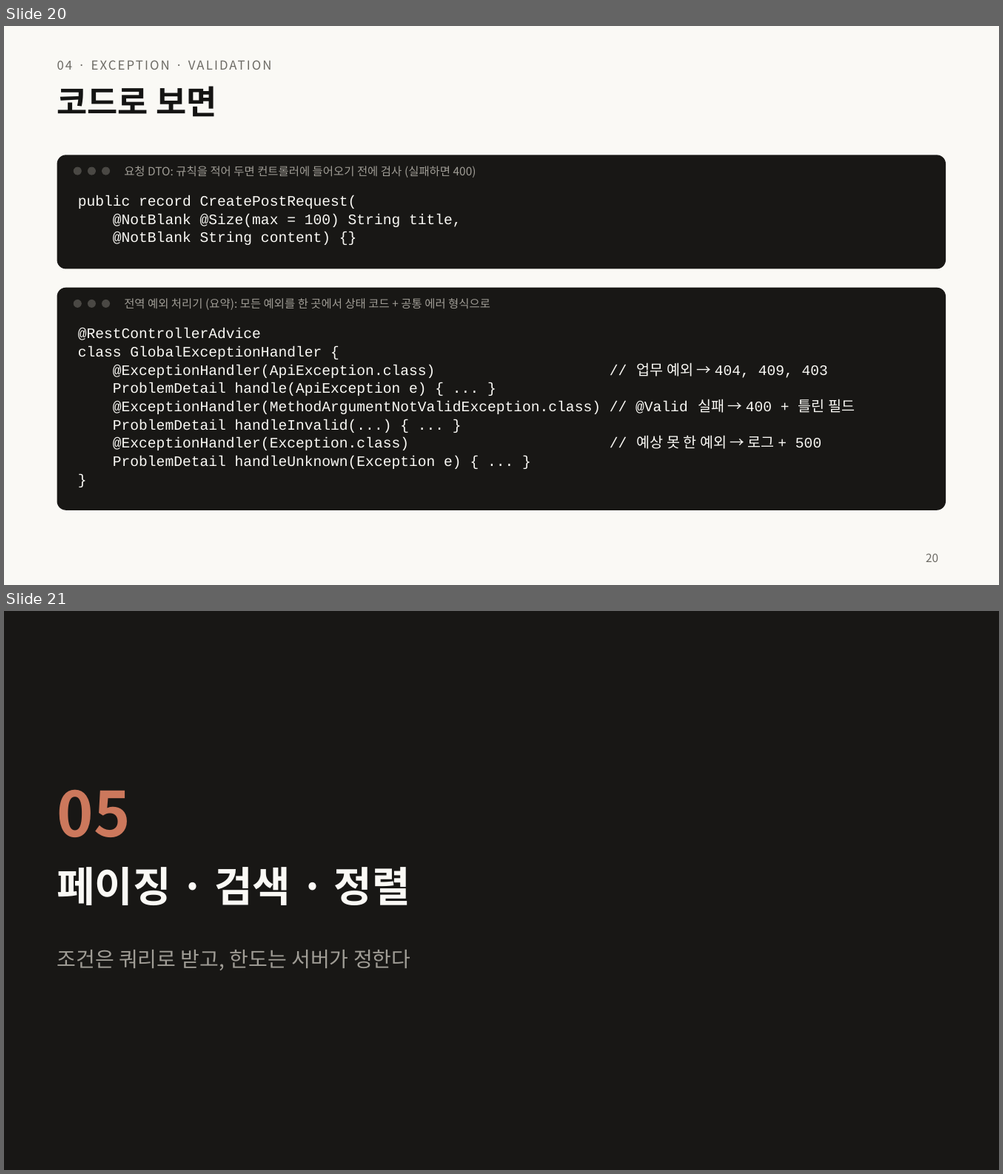
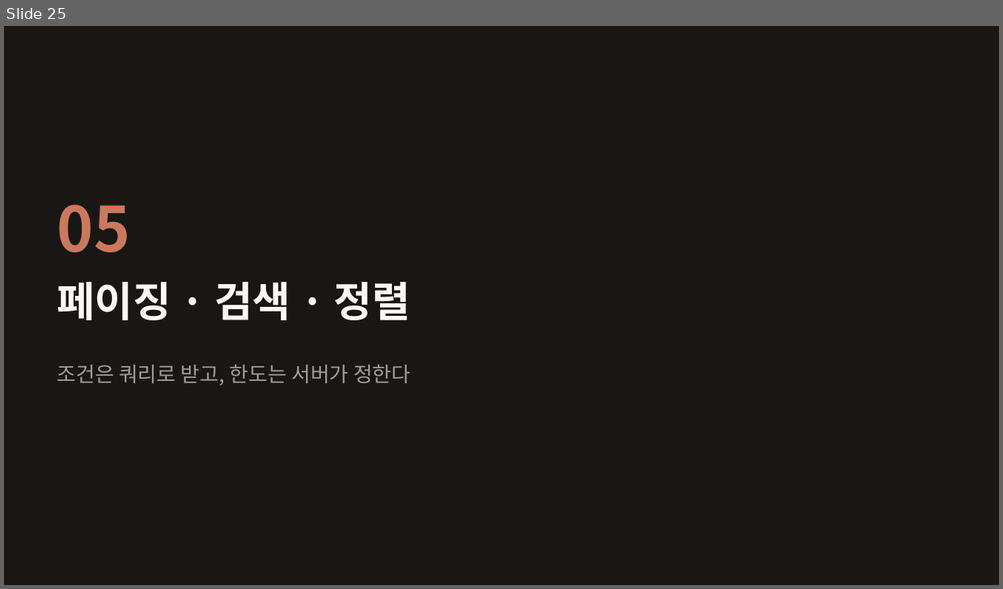
Before and after one commit to home-blog/docs-RESTful, a slide deck: 발표/RESTful-API-설계.pptx. Shown one above the other, each under a label of ours: slides 20 and 21 before the commit, slide 25 after it. The pictures are 1003x1174 and 1003x589 pixels, drawn with LibreOffice and Linux fonts; fonts in the diff are those of the drawing. Boxes give left, top, right and bottom in pixels: in the first picture for what was removed or moved away, otherwise in the second. Text is boxed around its words. In the diff, an @@ line names an element or a change of style, - is before the commit and + after.

```diff
--- a/발표/RESTful-API-설계.pptx
+++ b/발표/RESTful-API-설계.pptx
@@ slide 20 removed at [4, 26, 999, 585], background #FAF9F5 @@
@@ text removed at [57, 57, 728, 80] @@
-04 · EXCEPTION · VALIDATION
@@ title removed at [57, 86, 216, 117] @@
-코드로 보면
@@ rounded rectangle removed at [57, 155, 945, 269] @@
@@ ellipse removed at [74, 167, 82, 175] @@
@@ ellipse removed at [88, 167, 96, 175] @@
@@ ellipse removed at [102, 167, 110, 175] @@
@@ text removed at [124, 166, 476, 178] @@
-요청 DTO: 규칙을 적어 두면 컨트롤러에 들어오기 전에 검사 (실패하면 400)
@@ text removed at [78, 195, 461, 245] @@
-public record CreatePostRequest(
-@NotBlank @Size(max = 100) String title,
-@NotBlank String content) {}
@@ rounded rectangle removed at [57, 288, 945, 511] @@
@@ ellipse removed at [74, 300, 82, 308] @@
@@ ellipse removed at [88, 300, 96, 308] @@
@@ ellipse removed at [102, 300, 110, 308] @@
@@ text removed at [124, 298, 490, 310] @@
-전역 예외 처리기 (요약): 모든 예외를 한 곳에서 상태 코드 + 공통 에러 형식으로
@@ text removed at [78, 328, 854, 469] @@
-@RestControllerAdvice
-class GlobalExceptionHandler {
-@ExceptionHandler(ApiException.class) // 업무 예외 → 404, 409, 403
-ProblemDetail handle(ApiException e) { ... }
-@ExceptionHandler(MethodArgumentNotValidException.class) // @Valid 실패 → 400 + 틀린 필드
-ProblemDetail handleInvalid(...) { ... }
-@ExceptionHandler(Exception.class) // 예상 못 한 예외 → 로그 + 500
-ProblemDetail handleUnknown(Exception e) { ... }
-}
@@ page number removed at [925, 554, 938, 562] @@
-20
@@ what was slide 21 is now slide 25 @@
```
Also in this commit, not shown: 4 slides changed, 4 slides added, 3 other files.
